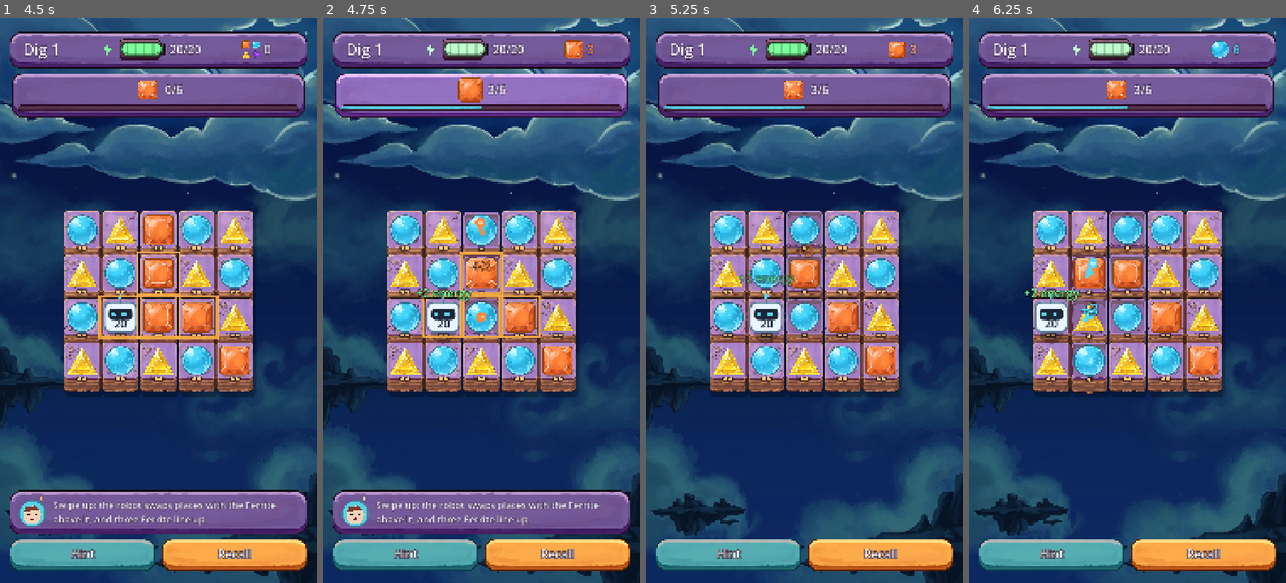
Above: before the commit, frames 1-4 (left to right).
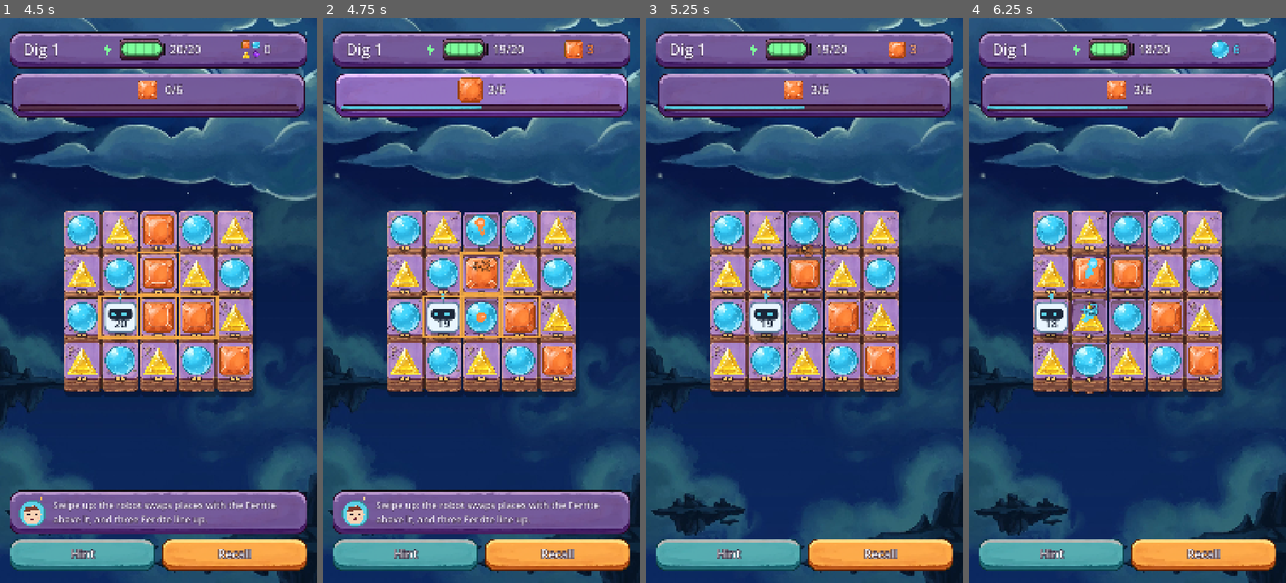
Above: after the commit, the same moments.

Repository: urunsiyabend/astro-miner
Game: Godot game, scene res://scenes/Main.tscn
The game is run twice, just before and just after one commit, with the same random seed, the same clock (stepped at 60 frames per second) and the same inputs.
Inputs (mouse positions are in pixels of both pictures, inside the frame that each line leads up to):
- Up to frame 1 (4.5 s): click "DIG · #1" at 0.5 s; click "Hint" at 1.25 s; click "Recall" at 2 s; click "Start" at 2.75 s; tap Enter at 3.5 s; drag from (158, 306) to (190, 176) at 3.52 s; tap Space at 4.25 s; drag from (253, 385) to (142, 413) at 4.27 s
- Up to frame 2 (4.75 s): no input
- Up to frame 3 (5.25 s): move the mouse to (709, 215) at 5.02 s; hold Left from 5.03 s (still down); tap H at 5.1 s
- Up to frame 4 (6.25 s): release Left at 5.75 s; drag from (1143, 300) to (1032, 215) at 5.77 s

Frame 1 is identical in both runs. In frame 2, 0.6% of the frame differs, in the area x 29-58%, y 4-55%; in frame 3, 0.3%; in frame 4, 0.6%.

Commit message:
Energy becomes the move budget (WIP), planet 2 tileset v2, CONTINUE.md
- Matches no longer refund energy; a dig's energy key is its move budget and the
  battery grows to hold it. Board.continue_with(n) carries a lost dig on (for the
  near-miss offer). Bots value matches directly. Tutorial budgets updated; long
  digs got smaller goals. Per-dig budgets and the near-miss screen are still to do.
- tools/tune_moves.gd: move budget per dig from the bots' winning move counts.
- Planet 2 (verdis) tileset v2: green tops, warm sandy layered band.
- CONTINUE.md: hand-off notes (state, decisions, research, next steps).

Co-Authored-By: Claude Opus 5.5 <noreply@anthropic.com>
Claude-Session: https://claude.ai/code/session_012tNQeieoW2rM39cXm4MPAj

Diff:
--- a/scripts/core/Board.gd
+++ b/scripts/core/Board.gd
@@ -32,7 +32,7 @@
 var stats := {
 	"moves": 0, "drills": 0, "groups": 0, "cascade_groups": 0, "chunks": 0,
 	"rocks_broken": 0, "crystals": 0, "cells": 0, "charges_made": 0, "blasts": 0,
-	"energy_refunded": 0, "rejected": 0, "pulses": 0,
+	"energy_refunded": 0, "rejected": 0, "pulses": 0, "continues": 0,
 }
 var goals: Array = []  # [{type:"ore", ore:int, n:int} | {type:"rock", n} | {type:"crystal", n}]
 var over := false
@@ -43,8 +43,11 @@
 var cfg := {
 	"capacity": 20,
 	"ore_types": 3,
-	"refund_base": 2,      # energy for a group of 3
-	"refund_extra": 1,     # per chunk beyond 3
+	# Energy is the dig's move budget (casual match-3 "moves"): every step costs 1 and a
+	# match gives nothing back, so a dig ends when the budget runs out. Only energy cells
+	# (and the Lab bonus) add energy.
+	"refund_base": 0,      # energy for a group of 3
+	"refund_extra": 0,     # per chunk beyond 3
 	"refund_bonus": 0,     # Lab Lv3
 	"drill": false,
 	"drill_cost": 2,
@@ -78,11 +81,23 @@
 ##   _  exhausted empty ground  @  robot start   #  bedrock
 ##   1/2/3 rock layers hiding ore; suffix c = crystal, e = energy cell, x = nothing
 ## Set up a dig for a site from Sites.LIST. A site may pin its own seed, hand-place every
-## token ("ore" rows) and start with less energy than the battery holds ("energy").
+## token ("ore" rows) and set its move budget ("energy"; the battery grows to hold it).
 func setup_site(site: Dictionary, seed_value: int, rules: Dictionary = {}) -> void:
 	setup(site.rows, int(site.get("seed", seed_value)), rules, site.goals, site.get("ore", []))
 	if site.has("energy"):
-		energy = mini(int(site.energy), cfg.capacity)
+		energy = int(site.energy)
+		cfg.capacity = maxi(cfg.capacity, energy)
+
+
+## Out of energy but not done: carry on with `n` more energy (the "+5 energy?" offer).
+func continue_with(n: int) -> bool:
+	if not over or complete or n <= 0:
+		return false
+	energy += n
+	cfg.capacity = maxi(cfg.capacity, energy)
+	over = false
+	stats.continues += 1
+	return true
 
 
 ## layout: optional rows of hand-placed tokens (F C L ore, c crystal, e energy cell,
--- a/scripts/core/Bots.gd
+++ b/scripts/core/Bots.gd
@@ -72,6 +72,9 @@
 		v += have * 6.0
 	v += b.stats.chunks * 0.5
 	v += b.energy * 1.0
+	# a match is worth making for its own sake (it digs, cracks rock, surfaces new ore); this
+	# used to come from the energy a match refunded, before energy became a move budget
+	v += b.stats.groups * 2.0
 	v += b.stats.crystals * 8.0
 	if b.complete:
 		v += 200.0
--- a/scripts/core/Sites.gd
+++ b/scripts/core/Sites.gd
@@ -53,7 +53,7 @@
 		],
 	},
 	{
-		"id": "drag",
+		"id": "drag", "energy": 20,
 		"goals": [{"type": "ore", "ore": 1, "n": 9}],
 		"rows": [
 			"# # # # # # #",
@@ -67,7 +67,7 @@
 		],
 	},
 	{
-		"id": "vein",
+		"id": "vein", "energy": 15,
 		"goals": [{"type": "chunks", "n": 15}],
 		"rows": [
 			"# # # # # # #",
@@ -84,7 +84,7 @@
 		],
 	},
 	{
-		"id": "landing",
+		"id": "landing", "energy": 22,
 		"goals": [{"type": "ore", "ore": 2, "n": 12}],
 		"rows": [
 			"# . . . . . #",
@@ -98,7 +98,7 @@
 		],
 	},
 	{
-		"id": "rocks",
+		"id": "rocks", "energy": 32,
 		"goals": [{"type": "rock", "n": 4}],
 		"rows": [
 			"# # # # # # #",
@@ -116,7 +116,7 @@
 		],
 	},
 	{
-		"id": "glint",
+		"id": "glint", "energy": 16,
 		"goals": [{"type": "crystal", "n": 1}, {"type": "chunks", "n": 10}],
 		"rows": [
 			"# # # # # # #",
@@ -134,8 +134,8 @@
 		],
 	},
 	{
-		"id": "ring", "energy": 18,
-		"goals": [{"type": "rock", "n": 8}, {"type": "ore", "ore": 0, "n": 23}],
+		"id": "ring", "energy": 26,
+		"goals": [{"type": "rock", "n": 5}, {"type": "ore", "ore": 0, "n": 14}],
 		"rows": [
 			"# : : : : : #",
 			": : : : : : :",
@@ -148,8 +148,8 @@
 		],
 	},
 	{
-		"id": "rooms",
-		"goals": [{"type": "ore", "ore": 1, "n": 17}],
+		"id": "rooms", "energy": 27,
+		"goals": [{"type": "ore", "ore": 1, "n": 12}],
 		"rows": [
 			"# # # # # # #",
 			": : : 1 : : :",
@@ -162,7 +162,7 @@
 		],
 	},
 	{
-		"id": "zigzag", "energy": 16,
+		"id": "zigzag", "energy": 35,
 		"goals": [{"type": "rock", "n": 12}],
 		"rows": [
 			"# # # # # # #",
@@ -176,7 +176,7 @@
 		],
 	},
 	{
-		"id": "lode", "unlock": 0,
+		"id": "lode", "energy": 15, "unlock": 0,
 		"goals": [{"type": "chunks", "n": 25}],
 		"rows": [
 			"o o . o . o o",
@@ -221,7 +221,7 @@
 		],
 	},
 	{
-		"id": "nearby",
+		"id": "nearby", "energy": 16,
 		"goals": [{"type": "crystal", "n": 2}],
 		"rows": [
 			". . . . . . .",
@@ -235,7 +235,7 @@
 		],
 	},
 	{
-		"id": "battery", "guide": true, "seed": 5, "energy": 6,
+		"id": "battery", "guide": true, "seed": 5, "energy": 9,
 		"goals": [{"type": "ore", "ore": 0, "n": 12}],
 		"rows": [
 			"# # # # # # #",
@@ -294,7 +294,7 @@
 		],
 	},
 	{
-		"id": "checker",
+		"id": "checker", "energy": 32,
 		"goals": [{"type": "crystal", "n": 2}],
 		"rows": [
 			". . . . . . .",
@@ -308,7 +308,7 @@
 		],
 	},
 	{
-		"id": "route",
+		"id": "route", "energy": 39,
 		"goals": [{"type": "crystal", "n": 2}],
 		"rows": [
 			"1 . 1c 1 1c . 1",
@@ -322,8 +322,8 @@
 		],
 	},
 	{
-		"id": "deep",
-		"goals": [{"type": "crystal", "n": 1}, {"type": "ore", "ore": 2, "n": 25}],
+		"id": "deep", "energy": 29,
+		"goals": [{"type": "crystal", "n": 1}, {"type": "ore", "ore": 2, "n": 14}],
 		"rows": [
 			"o : : : : : o",
 			": o : : : o :",
@@ -336,7 +336,7 @@
 		],
 	},
 	{
-		"id": "shallows", "energy": 20,
+		"id": "shallows", "energy": 30,
 		"goals": [{"type": "crystal", "n": 2}],
 		"rows": [
 			": : : : : : :",
@@ -350,7 +350,7 @@
 		],
 	},
 	{
-		"id": "well", "energy": 20,
+		"id": "well", "energy": 30,
 		"goals": [{"type": "crystal", "n": 1}],
 		"rows": [
 			"# . . . . . #",
@@ -364,7 +364,7 @@
 		],
 	},
 	{
-		"id": "garden", "unlock": 1,
+		"id": "garden", "energy": 40, "unlock": 1,
 		"goals": [{"type": "crystal", "n": 3}],
 		"rows": [
 			". . 1c . 1c . .",
@@ -378,7 +378,7 @@
 		],
 	},
 	{
-		"id": "vaults", "building_level": true, "seed": 32,
+		"id": "vaults", "building_level": true, "seed": 32, "energy": 42,
 		"goals": [{"type": "crystal", "n": 2}],
 		"needs": {"building": 1, "level": 1},
 		"rows": [
@@ -410,7 +410,7 @@
 		],
 	},
 	{
-		"id": "stone",
+		"id": "stone", "energy": 45,
 		"goals": [{"type": "rock", "n": 4}],
 		"rows": [
 			"# # # # # # #",
@@ -427,7 +427,7 @@
 		],
 	},
 	{
-		"id": "seam",
+		"id": "seam", "energy": 16,
 		"goals": [{"type": "chunks", "n": 32}],
 		"rows": [
 			"o o o o o o o",
@@ -441,8 +441,8 @@
 		],
 	},
 	{
-		"id": "rubble",
-		"goals": [{"type": "rock", "n": 17}],
+		"id": "rubble", "energy": 28,
+		"goals": [{"type": "rock", "n": 9}],
 		"rows": [
 			". . . . . . .",
 			". . . @ . . .",
@@ -455,8 +455,8 @@
 		],
 	},
 	{
-		"id": "strata", "energy": 17,
-		"goals": [{"type": "rock", "n": 11}],
+		"id": "strata", "energy": 39,
+		"goals": [{"type": "rock", "n": 6}],
 		"rows": [
 			"o . 2 . 2 . o",
 			". 2 . . . 2 .",
@@ -469,7 +469,7 @@
 		],
 	},
 	{
-		"id": "pockets", "energy": 20,
+		"id": "pockets", "energy": 45,
 		"goals": [{"type": "crystal", "n": 3}],
 		"rows": [
 			". . . . . . .",
@@ -483,7 +483,7 @@
 		],
 	},
 	{
-		"id": "maze",
+		"id": "maze", "energy": 45,
 		"goals": [{"type": "crystal", "n": 2}],
 		"rows": [
 			". . 2 . . . .",
@@ -497,7 +497,7 @@
 		],
 	},
 	{
-		"id": "shale",
+		"id": "shale", "energy": 34,
 		"goals": [{"type": "ore", "ore": 1, "n": 12}, {"type": "crystal", "n": 1}],
 		"rows": [
 			": : : : : : :",
@@ -511,7 +511,7 @@
 		],
 	},
 	{
-		"id": "core",
+		"id": "core", "energy": 45,
 		"goals": [{"type": "crystal", "n": 2}],
 		"needs": {"building": 1, "level": 1},
 		"rows": [
@@ -526,7 +526,7 @@
 		],
 	},
 	{
-		"id": "openseam", "unlock": 2,
+		"id": "openseam", "energy": 22, "unlock": 2,
 		"goals": [{"type": "chunks", "n": 30}],
 		"rows": [
 			"2 o 2 . 2 o 2",
@@ -540,7 +540,7 @@
 		],
 	},
 	{
-		"id": "readings", "building_level": true, "seed": 33, "energy": 14,
+		"id": "readings", "building_level": true, "seed": 33, "energy": 42,
 		"goals": [{"type": "crystal", "n": 2}],
 		"needs": {"building": 2, "level": 1},
 		"rows": [
--- a/tests/run_tests.gd
+++ b/tests/run_tests.gd
@@ -168,12 +168,11 @@
 	b.energy = 10
 	b.try_move(Vector2i(0, 1))
 	var groups: int = b.stats.groups
-	_ok(b.energy >= 10 - 1 + 2, "3-match refunds 2 energy (net +1)")
-	_ok(b.stats.energy_refunded >= 2 * groups, "refund counted per group")
+	_ok(groups >= 1 and b.energy == 9 and b.stats.energy_refunded == 0, "a match gives no energy back: every move costs 1")
 	b = _board(OPEN, _with(EMPTY, {Vector2i(0, 1): "L", Vector2i(1, 1): "L", Vector2i(2, 1): "L", Vector2i(3, 1): "R", Vector2i(3, 2): "L"}))
 	b.energy = 10
 	b.try_move(Vector2i(0, 1))
-	_ok(b.energy >= 10 - 1 + 3, "4-match refunds 3 energy")
+	_ok(b.energy == 9, "a 4-match gives no energy back either")
 	b = _board(OPEN, _with(EMPTY, {Vector2i(1, 1): "L", Vector2i(2, 1): "L", Vector2i(3, 1): "R", Vector2i(3, 2): "L"}))
 	b.energy = b.cfg.capacity
 	b.try_move(Vector2i(0, 1))
@@ -184,6 +183,12 @@
 	_ok(b.over and not b.complete and b.energy == 0, "dig ends when energy reaches 0 without a match")
 	var r := b.try_move(Vector2i(0, 1))
 	_ok(not r.ok and r.reason == "over", "no moves after the dig is over")
+	_ok(b.continue_with(5) and not b.over and b.energy == 5 and b.stats.continues == 1, "+5 energy continues a lost dig")
+	_ok(b.try_move(Vector2i(0, -1)).ok, "and the robot can move again")
+	var site := {"rows": OPEN, "goals": [{"type": "chunks", "n": 99}], "energy": 30}
+	b = Board.new()
+	b.setup_site(site, 1)
+	_ok(b.energy == 30 and b.cfg.capacity == 30, "a dig's energy is its move budget; the battery grows to hold it")
 	var rules := Economy.rules([2, 0, 0])
 	b = _board(OPEN, EMPTY, rules)
 	_ok(b.cfg.capacity == 32 and b.energy == 32, "Power Station Lv2 starts the dig with 32 energy")
@@ -443,7 +448,7 @@
 	bat.record = false
 	var bi := Sites.index_of("battery")
 	bat.setup_site(Sites.get_site(bi), 0, Economy.rules(_campaign_levels(bi)))
-	_ok(bat.energy <= 6, "battery: the dig starts with a nearly flat battery")
+	_ok(bat.energy * 2 < bat.cfg.capacity, "battery: the dig starts with a nearly flat battery")
 	for ch in String(TUTORIAL_SOLUTIONS.battery):
 		bat.try_move(map[ch])
 	_ok(bat.complete and bat.stats.cells >= 1, "battery: the solution recharges from the buried cell")
--- /dev/null
+++ b/tools/tune_moves.gd
@@ -0,0 +1,45 @@
+extends SceneTree
+
+## Move-budget tuner. Energy is the dig's move budget, so it is the difficulty lever. The bots
+## play each random-ore dig with unlimited energy and record how many moves their wins took;
+## the budget is the move count that the target share of those wins fits in (target by the
+## dig's place in its chapter, docs/design/level-plan.md). Runs where the bot gets stuck are
+## left out: they measure the bot, not the dig.
+##   godot --headless --path . -s res://tools/tune_moves.gd -- [runs] [id ...]
+
+## Target clear rate by place in a 10-dig chapter (0-based): a gentle ramp, reward at the end.
+const TARGET := [0.95, 0.95, 0.95, 0.95, 0.90, 0.88, 0.84, 0.80, 0.76, 0.98]
+const LevelsTool := preload("res://tools/levels.gd")
+
+
+func _initialize() -> void:
+	var runs := 24
+	var only := []
+	for a in OS.get_cmdline_user_args():
+		if a.is_valid_int():
+			runs = int(a)
+		else:
+			only.append(a)
+	for i in Sites.count():
+		var site: Dictionary = Sites.get_site(i)
+		if site.has("ore") or (not only.is_empty() and not only.has(site.id)):
+			continue
+		var rules := Economy.rules(LevelsTool.campaign_levels(i))
+		var target: float = TARGET[mini(i % 10, 9)] if i < 30 else 0.95
+		var free := site.duplicate(true)
+		free.energy = 200
+		var lt := LevelsTool.new()
+		var used := []
+		for k in runs:
+			var m: Dictionary = lt._play(free, rules, 1000 + k, Bots.Kind.PLANNER)
+			if m.complete:
+				used.append(200 - m.energy_left)
+		used.sort()
+		if used.is_empty():
+			print("%2d %-10s bot never wins" % [i + 1, site.id])
+			continue
+		var budget: int = used[mini(used.size() - 1, int(ceil(target * used.size())) - 1)]
+		print("%2d %-10s target %3d%%  budget %2d  (wins use %d..%d, median %d; bot stuck %d%%)" % [
+			i + 1, site.id, int(target * 100), budget, used[0], used[-1], used[used.size() / 2],
+			100 - used.size() * 100 / runs])
+	quit(0)
Binary file changed: assets/tiles/verdis/bare.png
Binary file changed: assets/tiles/verdis/dent1.png
Binary file changed: assets/tiles/verdis/dent2.png
Binary file changed: assets/tiles/verdis/soil_a.png
Binary file changed: assets/tiles/verdis/soil_b.png
Binary file changed: docs/art/sources/tiles_bands_verdis.png
Binary file changed: docs/art/sources/tiles_tops_verdis.png
Not shown, added: tools/tune_moves.gd.uid
Not shown, added: CONTINUE.md
